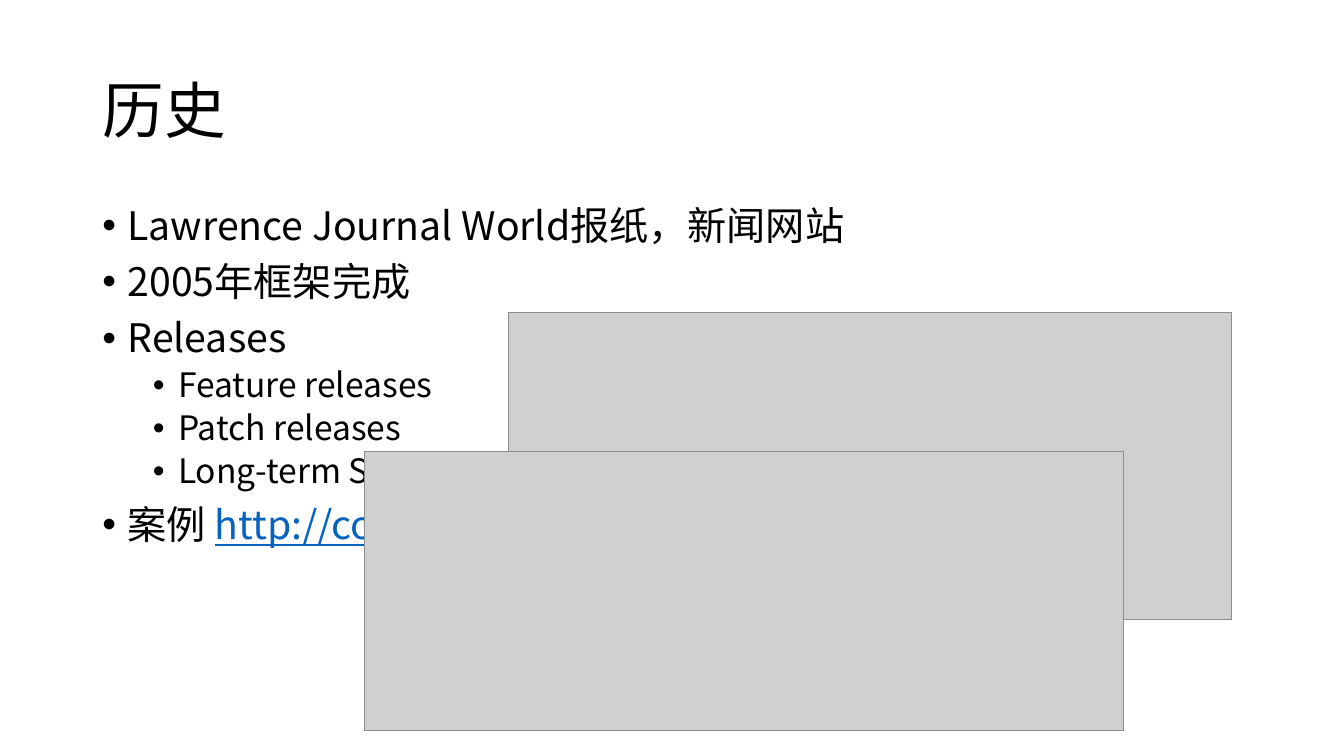
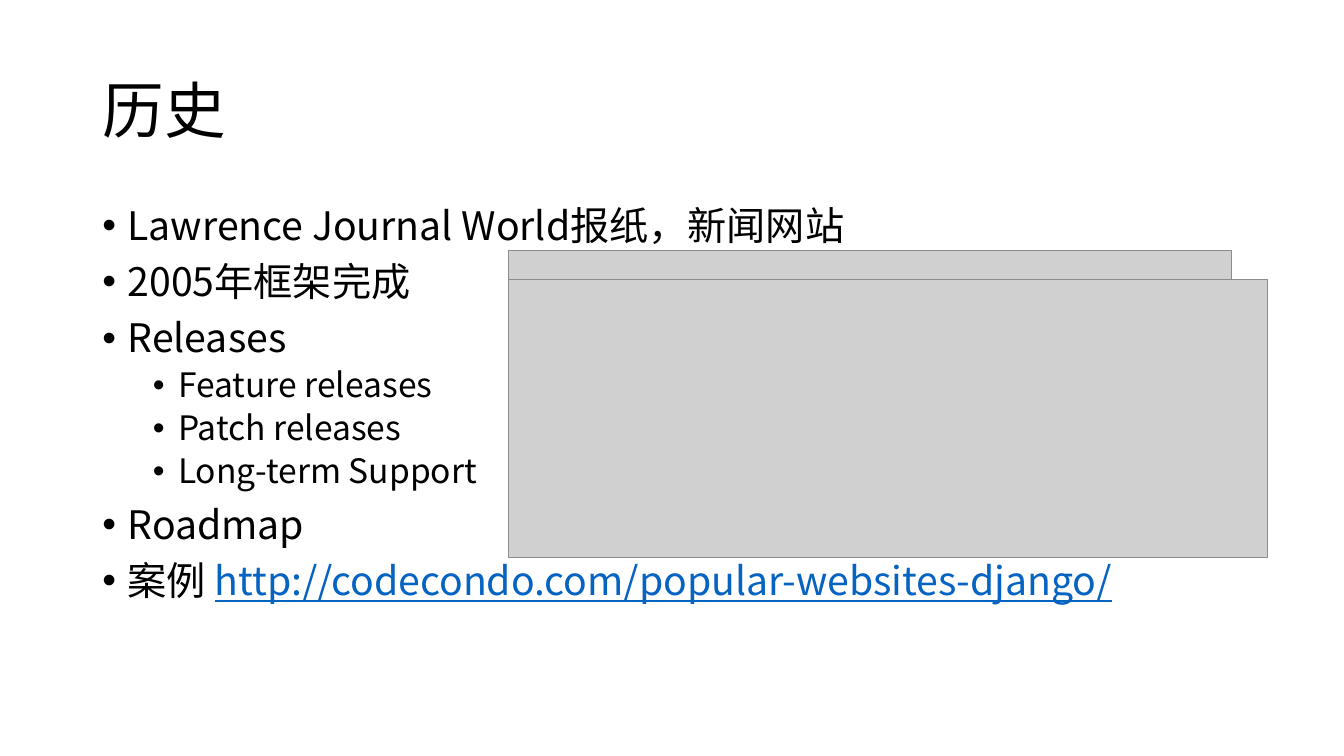
Before and after one commit to renqHIT/DemoQ, a slide deck: slide 2 of Django.pptx. Drawn at 1344x756 pixels with LibreOffice and Linux fonts; fonts in the diff are those of the drawing; grey boxes stand for pictures. Boxes give left, top, right and bottom in pixels: in the first picture for what was removed or moved away, otherwise in the second. Text is boxed around its words. In the diff, an @@ line names an element or a change of style, - is before the commit and + after.

```diff
--- a/Django.pptx
+++ b/Django.pptx
@@ picture: place and size @@
-picture at (508,313,1232,620)
+picture at (508,251,1232,559)
@@ picture: place and size @@
-picture at (365,452,1124,730)
+picture at (508,279,1267,558)
@@ text at (128,507,304,548): paragraph added @@
+• Roadmap
```
Also in this commit, not shown: 8 other slides changed, 1 slide added, 1 slide removed, 4 other files.
